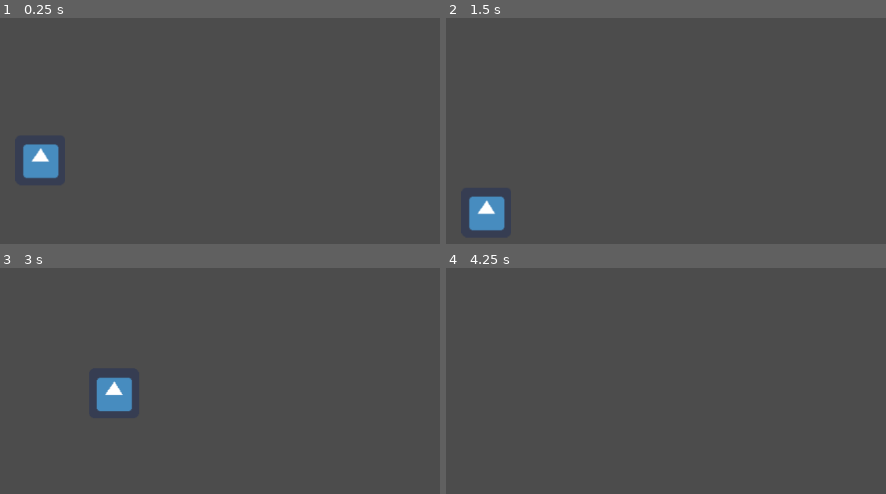
Above: before the commit, frames 1-4 (two rows, left to right).
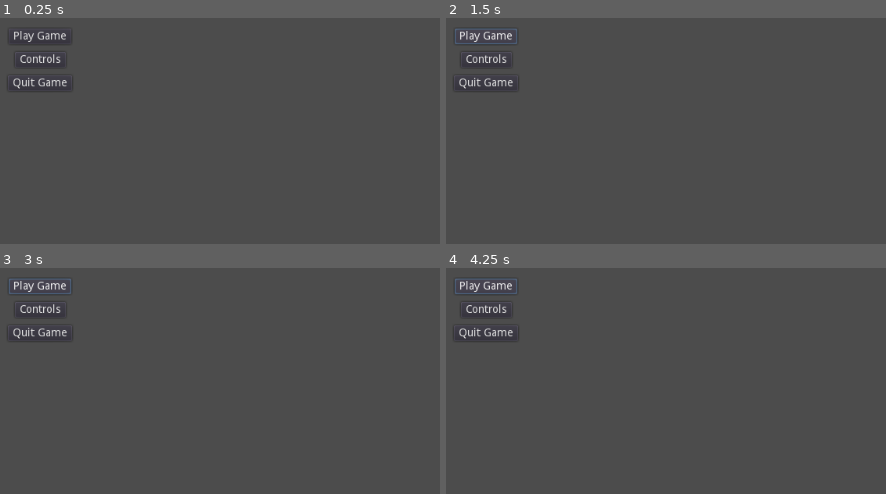
Above: after the commit, the same moments.

Repository: Grandmasterjtg/Organ-Game
Game: Godot game, scene res://Levels/MainMenu.tscn
The game is run twice, just before and just after one commit, with the same random seed, the same clock (stepped at 60 frames per second) and the same inputs. Before the commit the project starts from res://Levels/TestLevel.tscn. The engine's default icon, where the game draws it, is replaced by a stand-in: a white triangle on a blue panel in a dark square.
Inputs (mouse positions are in pixels of both pictures, inside the frame that each line leads up to):
- Up to frame 1 (0.25 s): no input
- Up to frame 2 (1.5 s): click (485, 58) at 0.5 s, where only the run after the commit has a clickable "Controls"; click (485, 36) at 1.25 s, where only the run after the commit has a clickable "Play Game"
- Up to frame 3 (3 s): click (39, 286) at 2 s, where only the run after the commit has a clickable "Play Game"; tap Enter at 2.75 s; hold D (move_right) from 2.78 s (still down); tap P (test) at 2.85 s
- Up to frame 4 (4.25 s): keep holding D (move_right); tap Space (jump) at 3.02, 3.77 s; tap P (test) at 3.6 s

The runs differ from the first frame. In frame 1, 1.8% of the frame differs, in the area x 2-16%, y 5-71%; in frame 2, 2.0%, in the area x 2-17%, y 4-95%; in frame 3, 2.0%; in frame 4, 0.8%.

Commit message:
Added in the Main Menu
-Added a Main Menu scene
   -Play Game button*
   -Controls button*
   -Quit Game button
-Switch the opening scene when loading the game to Main Menu

*no functionality yet

Diff:
--- /dev/null
+++ b/OrganGame/Levels/MainMenu.tscn
@@ -0,0 +1,56 @@
+[gd_scene load_steps=4 format=2]
+
+[ext_resource path="res://Scripts/PlayButton.gd" type="Script" id=1]
+[ext_resource path="res://Scripts/QuitButton.gd" type="Script" id=2]
+[ext_resource path="res://Scripts/ControlsButton.gd" type="Script" id=3]
+
+[node name="Control" type="Control"]
+anchor_right = 1.0
+anchor_bottom = 1.0
+__meta__ = {
+"_edit_use_anchors_": false
+}
+
+[node name="PlayButton" type="Button" parent="."]
+anchor_left = 0.5
+anchor_top = 0.5
+anchor_right = 0.5
+anchor_bottom = 0.5
+margin_left = -40.0
+margin_top = -30.0
+margin_right = 40.0
+margin_bottom = -10.0
+text = "Play Game"
+script = ExtResource( 1 )
+__meta__ = {
+"_edit_use_anchors_": false
+}
+
+[node name="ControlsButton" type="Button" parent="."]
+anchor_left = 0.5
+anchor_top = 0.5
+anchor_right = 0.5
+anchor_bottom = 0.5
+margin_left = -32.5
+margin_right = 32.5
+margin_bottom = 20.0
+text = "Controls"
+script = ExtResource( 3 )
+__meta__ = {
+"_edit_use_anchors_": false
+}
+
+[node name="QuitButton" type="Button" parent="."]
+anchor_left = 0.5
+anchor_top = 0.5
+anchor_right = 0.5
+anchor_bottom = 0.5
+margin_left = -41.0
+margin_top = 30.0
+margin_right = 41.0
+margin_bottom = 50.0
+text = "Quit Game"
+script = ExtResource( 2 )
+__meta__ = {
+"_edit_use_anchors_": false
+}
--- /dev/null
+++ b/OrganGame/Scripts/ControlsButton.gd
@@ -0,0 +1,18 @@
+extends Button
+
+
+# Declare member variables here. Examples:
+# var a = 2
+# var b = "text"
+
+
+# Called when the node enters the scene tree for the first time.
+func _ready():
+	connect("button_up", self, "_button_pressed")
+
+func _button_pressed():
+	print("Switch to controls scene")
+
+# Called every frame. 'delta' is the elapsed time since the previous frame.
+#func _process(delta):
+#	pass
--- /dev/null
+++ b/OrganGame/Scripts/PlayButton.gd
@@ -0,0 +1,19 @@
+extends Button
+
+
+# Declare member variables here. Examples:
+# var a = 2
+# var b = "text"
+
+
+# Called when the node enters the scene tree for the first time.
+func _ready():
+	connect("button_up", self, "_button_pressed")
+
+func _button_pressed():
+	print("Switch to character selection")
+	#get_tree().change_scene("res://Levels/TestLevel.tscn")
+
+# Called every frame. 'delta' is the elapsed time since the previous frame.
+#func _process(delta):
+#	pass
--- /dev/null
+++ b/OrganGame/Scripts/QuitButton.gd
@@ -0,0 +1,18 @@
+extends Button
+
+
+# Declare member variables here. Examples:
+# var a = 2
+# var b = "text"
+
+
+# Called when the node enters the scene tree for the first time.
+func _ready():
+	connect("button_up", self, "_button_pressed")
+
+func _button_pressed():
+	get_tree().quit()
+
+# Called every frame. 'delta' is the elapsed time since the previous frame.
+#func _process(delta):
+#	pass
--- a/OrganGame/project.godot
+++ b/OrganGame/project.godot
@@ -11,7 +11,7 @@
 [application]
 
 config/name="OrganGame"
-run/main_scene="res://Levels/TestLevel.tscn"
+run/main_scene="res://Levels/MainMenu.tscn"
 config/icon="res://icon.png"
 
 [input]
